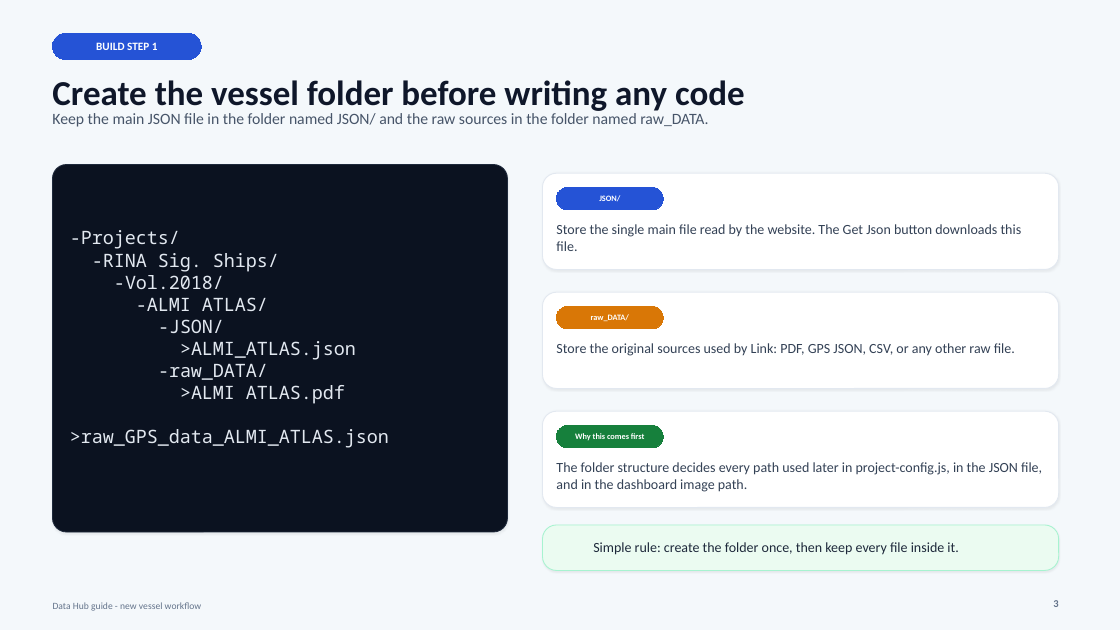
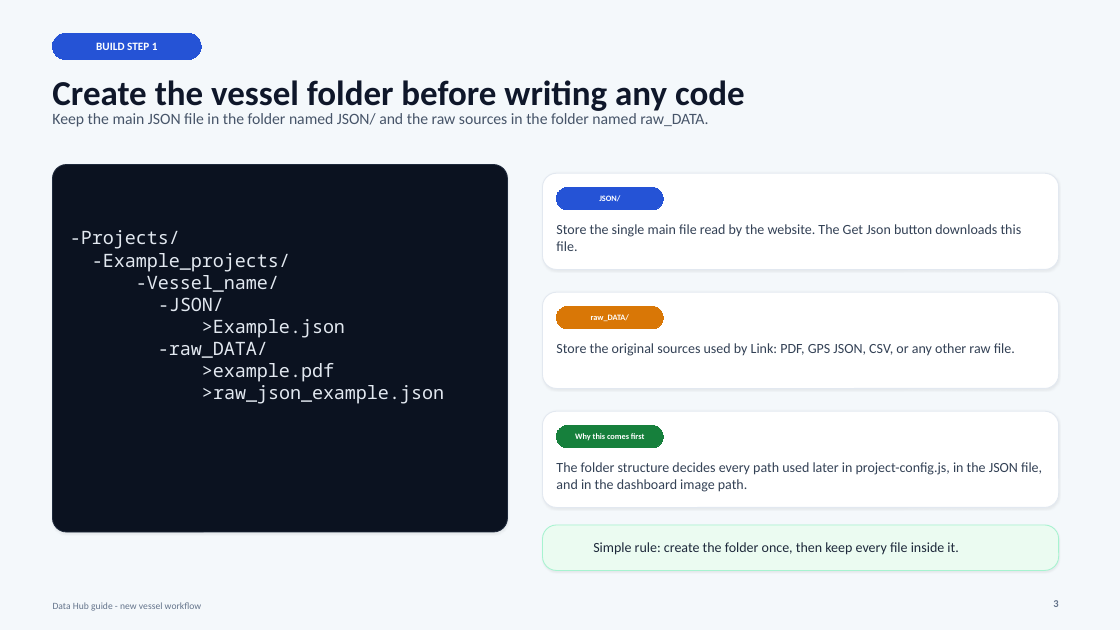
Before and after one commit to shiplab/datahub, a slide deck: slide 3 of datahub_new_project_guide.pptx. Drawn at 1120x630 pixels with LibreOffice and Linux fonts; fonts in the diff are those of the drawing. Boxes give left, top, right and bottom in pixels: in the first picture for what was removed or moved away, otherwise in the second. Text is boxed around its words. In the diff, an @@ line names an element or a change of style, - is before the commit and + after.

```diff
--- a/datahub_new_project_guide.pptx
+++ b/datahub_new_project_guide.pptx
@@ text at [92, 253, 290, 292]: text changed @@
--RINA Sig. Ships/
--Vol.2018/
--ALMI ATLAS/
+-Example_projects/
+-Vessel_name/
@@ text at [202, 319, 345, 338]: text changed @@
->ALMI_ATLAS.json
+>Example.json
@@ text at [202, 363, 444, 404]: text changed @@
->ALMI ATLAS.pdf
->raw_GPS_data_ALMI_ATLAS.json
+>example.pdf
+>raw_json_example.json
```
Also in this commit, not shown: 5 other slides changed, 1 slide added, 1 other file.
